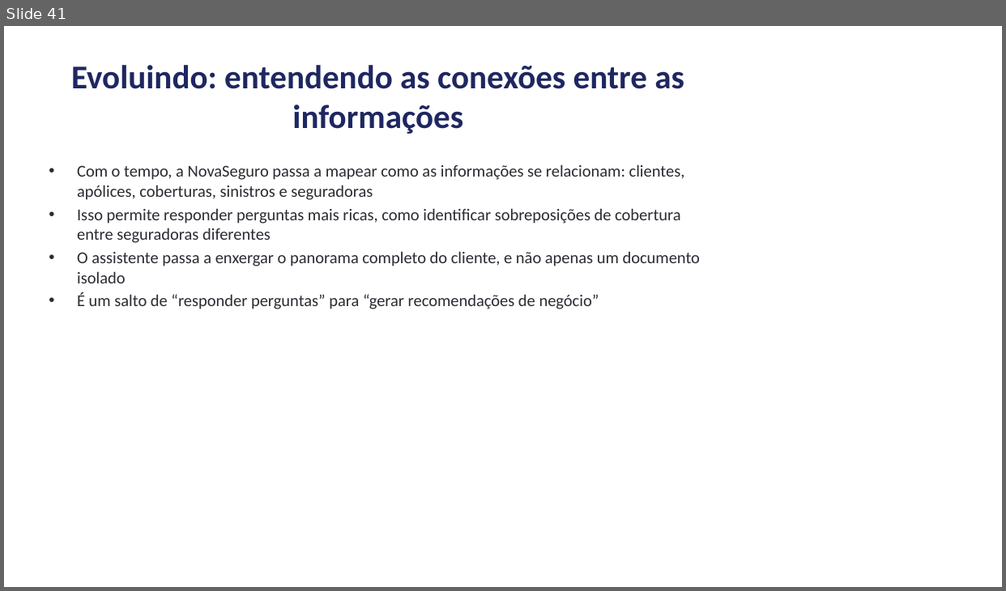
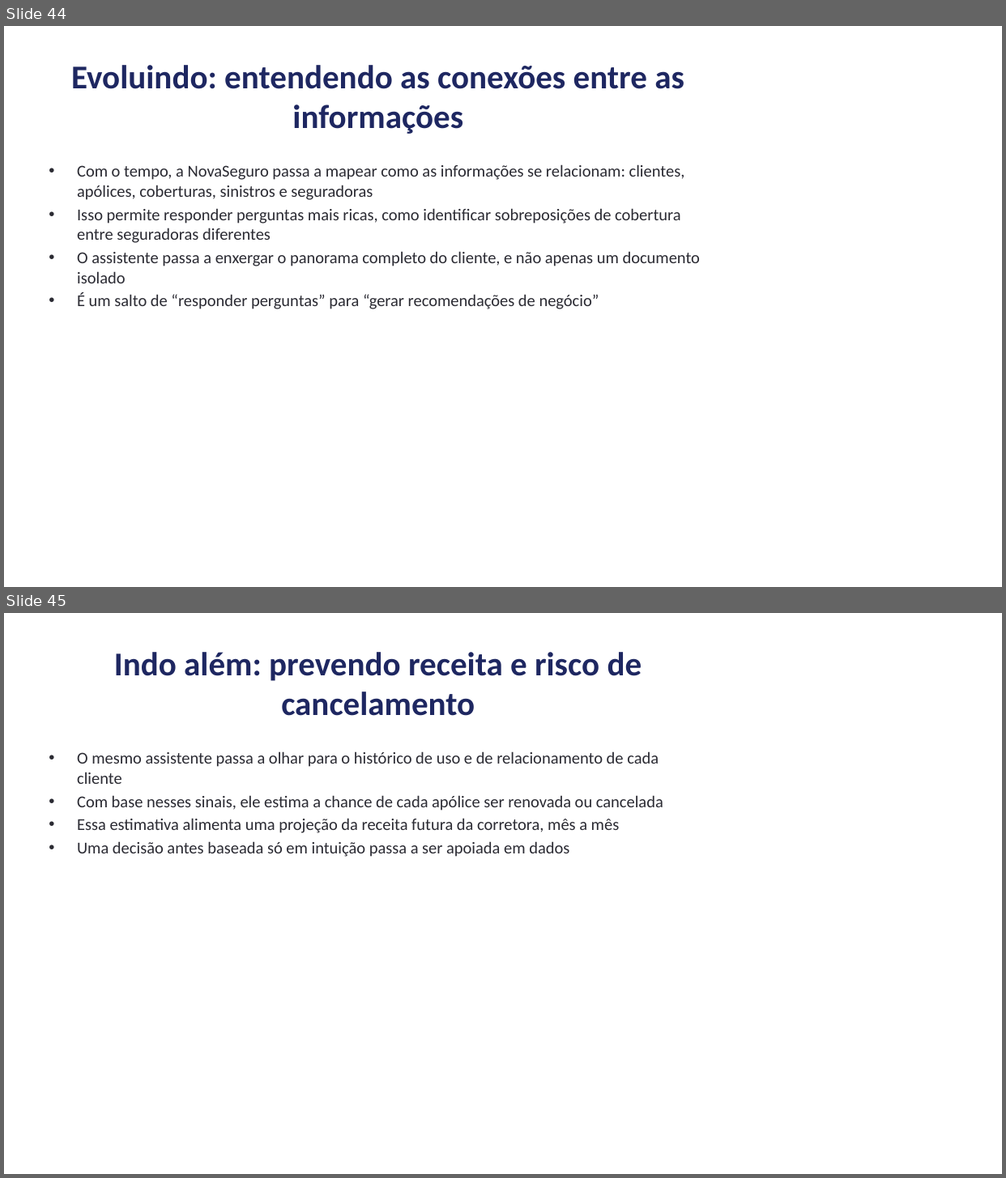
Before and after one commit to andrevberaldo/software-engineering, a slide deck: presentation/apresentacao.pptx. Shown one above the other, each under a label of ours: slide 41 before the commit, slides 44 and 45 after it. The pictures are 1006x591 and 1006x1178 pixels, drawn with LibreOffice and Linux fonts; fonts in the diff are those of the drawing. Boxes give left, top, right and bottom in pixels: in the first picture for what was removed or moved away, otherwise in the second. Text is boxed around its words. In the diff, an @@ line names an element or a change of style, - is before the commit and + after.

```diff
--- a/presentation/apresentacao.pptx
+++ b/presentation/apresentacao.pptx
@@ slide 45 added at (x1=4, y1=613, x2=1002, y2=1174), background #FFFFFF @@
@@ title added at (x1=114, y1=652, x2=642, y2=716), 32 pt, text #1E2761, bold @@
+Indo além: prevendo receita e risco de cancelamento
@@ text added at (x1=77, y1=752, x2=663, y2=857), 16 pt, text #2B2B33 @@
+• O mesmo assistente passa a olhar para o histórico de uso e de relacionamento de cada cliente
+• Com base nesses sinais, ele estima a chance de cada apólice ser renovada ou cancelada
+• Essa estimativa alimenta uma projeção da receita futura da corretora, mês a mês
+• Uma decisão antes baseada só em intuição passa a ser apoiada em dados
@@ what was slide 41 is now slide 44 @@
```
Also in this commit, not shown: 4 slides changed, 3 other slides added, 1 slide removed, 3 other files.
